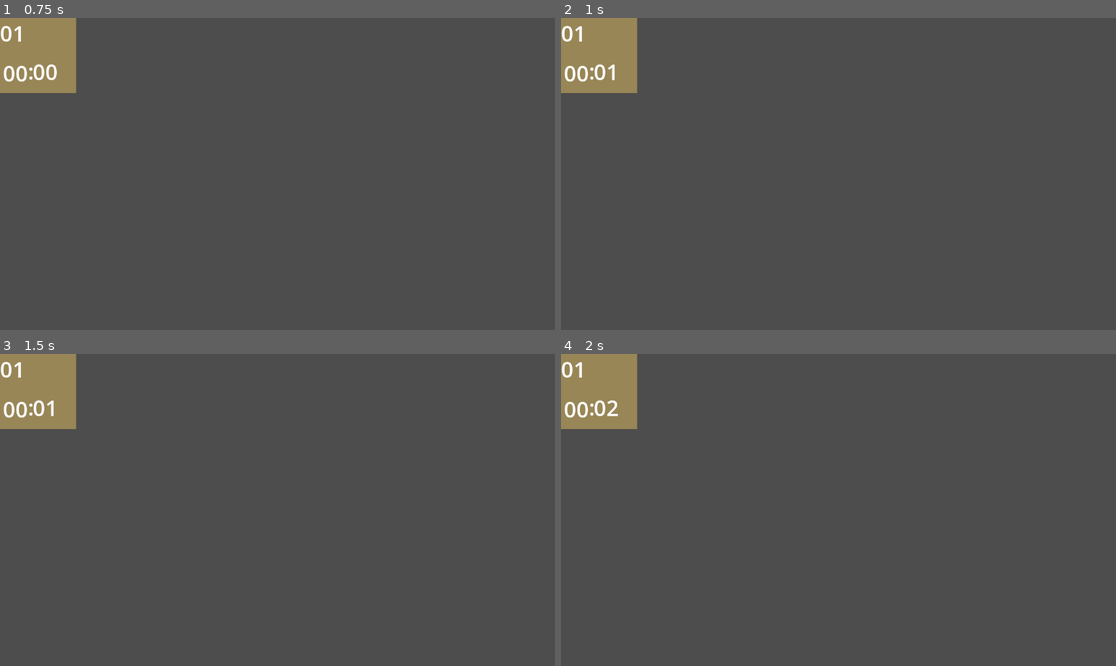
Above: before the commit, frames 1-4 (two rows, left to right).
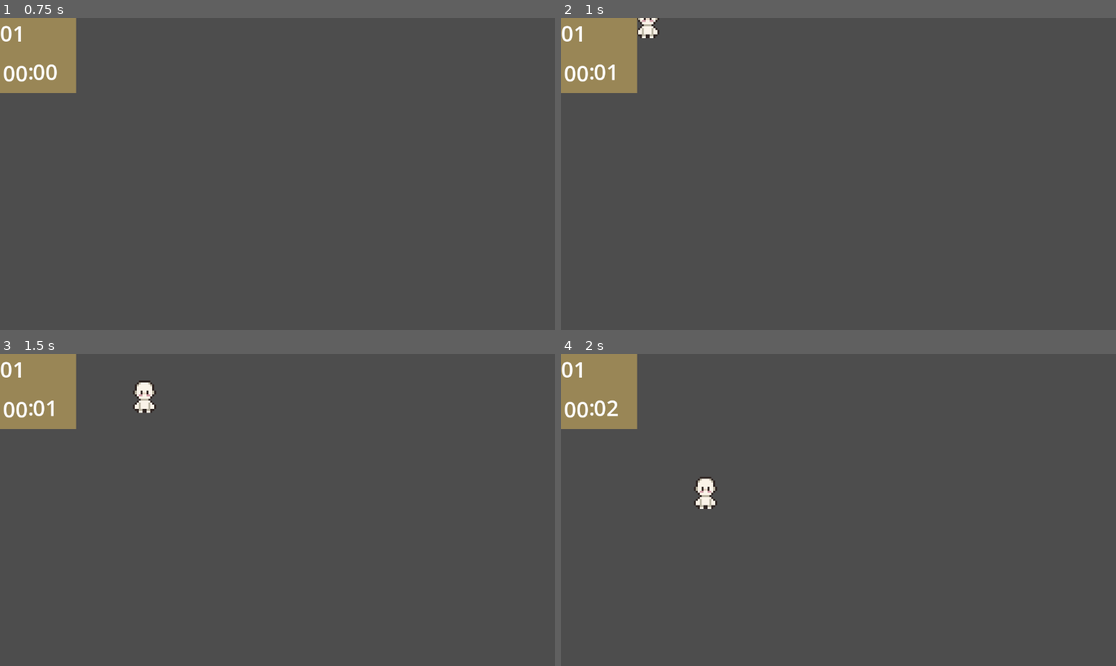
Above: after the commit, the same moments.

Repository: Jose-Prince/UVG-Tesis-Game
Game: Godot game, scene res://Scenes/Playground.tscn
The game is run twice, just before and just after one commit, with the same random seed, the same clock (stepped at 60 frames per second) and the same inputs. The project has no main scene, so this scene is started directly.
Inputs (mouse positions are in pixels of both pictures, inside the frame that each line leads up to):
- Up to frame 1 (0.75 s): tap Enter at 0.5 s; move the mouse to (399, 158) at 0.52 s; hold D (right) from 0.53 s (still down); click (399, 158) at 0.67 s
- Up to frame 2 (1 s): keep holding D (right)
- Up to frame 3 (1.5 s): move the mouse to (166, 525) at 1.27 s; release D (right) at 1.28 s; hold S (down) from 1.28 s (still down); click (166, 525) at 1.42 s
- Up to frame 4 (2 s): keep holding S (down)

Frame 1 is identical in both runs. In frame 2, 0.2% of the frame differs, in the area x 13-18%, y 0-7%; in frame 3, 0.3%; in frame 4, 0.3%, in the area x 23-29%, y 39-50%.

Commit message:
Feat: clickable prefab

Diff:
--- /dev/null
+++ b/Prefabs/Sink.tscn
@@ -0,0 +1,19 @@
+[gd_scene format=3 uid="uid://b0301dxp1imrf"]
+
+[ext_resource type="Script" uid="uid://n5vu4ib708g8" path="res://Scripts/kitchen_furniture.gd" id="1_tqjcn"]
+
+[sub_resource type="CircleShape2D" id="CircleShape2D_4mow3"]
+radius = 29.017237
+
+[node name="Sink" type="Area2D" unique_id=707847146]
+script = ExtResource("1_tqjcn")
+
+[node name="CollisionShape2D" type="CollisionShape2D" parent="." unique_id=168568239]
+position = Vector2(21, 20)
+shape = SubResource("CircleShape2D_4mow3")
+
+[node name="Sprite2D" type="Sprite2D" parent="." unique_id=973080252]
+
+[node name="ColorRect" type="ColorRect" parent="." unique_id=1721181626]
+offset_right = 40.0
+offset_bottom = 40.0
--- a/Scenes/Playground.tscn
+++ b/Scenes/Playground.tscn
@@ -4,6 +4,7 @@
 [ext_resource type="Script" uid="uid://cc3yiapgcu05y" path="res://date_time.gd" id="2_eqbnc"]
 [ext_resource type="PackedScene" uid="uid://b24hlpwkaryju" path="res://Prefabs/time_ui.tscn" id="3_eqbnc"]
 [ext_resource type="Script" uid="uid://brsgf6flsog4g" path="res://Scripts/time_ui.gd" id="4_a4k3g"]
+[ext_resource type="PackedScene" uid="uid://h6uqvesj3b8s" path="res://Prefabs/Player.tscn" id="5_npy7o"]
 
 [sub_resource type="Resource" id="Resource_a4k3g"]
 script = ExtResource("2_eqbnc")
@@ -22,4 +23,6 @@
 [node name="TimeGui" parent="CanvasLayer" unique_id=2113710388 instance=ExtResource("3_eqbnc")]
 script = ExtResource("4_a4k3g")
 
+[node name="Player" parent="." unique_id=1461023337 instance=ExtResource("5_npy7o")]
+
 [connection signal="updated" from="TimeSystem" to="CanvasLayer/TimeGui" method="_on_time_system_updated"]
--- /dev/null
+++ b/Scripts/kitchen_furniture.gd
@@ -0,0 +1,9 @@
+extends Area2D
+
+func _ready() -> void:
+	input_event.connect(_on_input_event)
+
+func _on_input_event(viewport, event, shape_idx):
+	if event is InputEventMouseButton:
+		if event.pressed && event.button_index == MOUSE_BUTTON_LEFT:
+			print("clic")
Not shown, added: Scripts/kitchen_furniture.gd.uid
